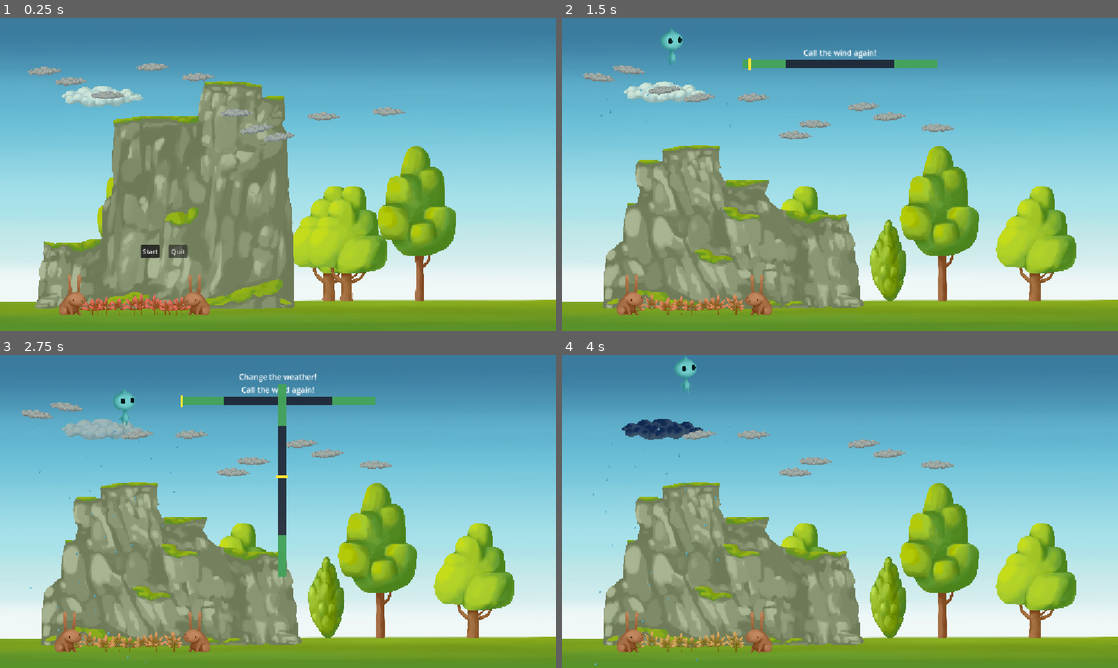
Above: before the commit, frames 1-4 (two rows, left to right).
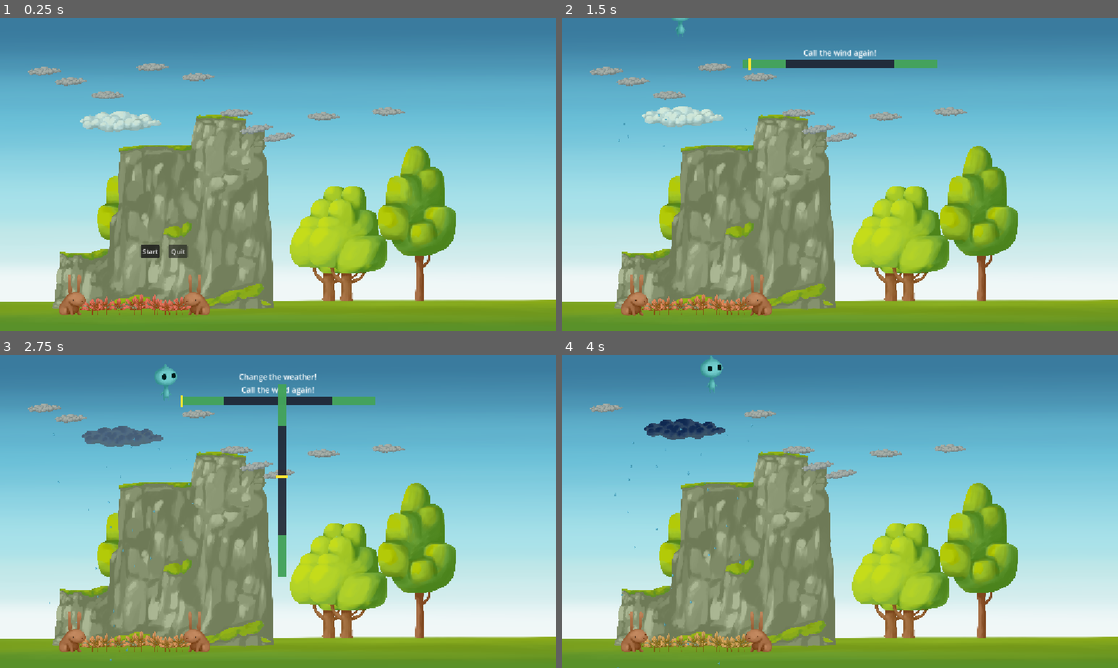
Above: after the commit, the same moments.

Repository: savenger/spirits-of-the-cloud
Game: Godot game, scene res://main.tscn
Two runs of this game, one before a commit and one after it. Both use one fixed random seed, a clock stepped at 60 frames per second and the inputs below.
Inputs:
- Up to frame 1 (0.25 s): no input
- Up to frame 2 (1.5 s): click "Start" at 0.5 s; tap Enter at 1.25 s; hold D (move_right) from 1.28 s (still down); hold Q (call_wind) from 1.28 s (still down)
- Up to frame 3 (2.75 s): keep holding D (move_right); tap Space (jump) at 1.52, 2.27 s; release Q (call_wind) at 2.03 s; tap E (influence_weather) at 2.1 s
- Up to frame 4 (4 s): release D (move_right) at 2.78 s; hold A (move_left) 2.78-3.53 s; hold Q (call_wind) 2.78-3.53 s; hold D (move_right) from 3.53 s (still down); tap E (influence_weather) at 3.6 s; tap Space (jump) at 3.77 s

The runs differ from the first frame. In frame 1, 11% of the frame differs, in the area x 6-53%, y 20-94%; in frame 2, 27%, in the area x 3-93%, y 0-96%; in frame 3, 27%; in frame 4, 26%.

Commit message:
Move cloud instance from Level into main scene
Reparent Cloud under main's World node (as a sibling of Level and the
players) instead of instancing it inside level.tscn, since it isn't
part of the level's spawn/reload cycle. Position Player1/Player2
relative to the cloud instead of hardcoded coordinates, drop the
now-duplicate reset_level() call in start_game(), and update Hill2's
collision polygon to match the retouched sprite.

Diff:
--- a/Level/hill2.tscn
+++ b/Level/hill2.tscn
@@ -4,7 +4,7 @@
 [ext_resource type="Texture2D" uid="uid://cwohnkwth0h31" path="res://Assets/Hill2.png" id="2_qgqey"]
 
 [sub_resource type="ConvexPolygonShape2D" id="ConvexPolygonShape2D_l5ifi"]
-points = PackedVector2Array(415, 4047, 563, 3270, 1237, 3196, 1266, 2745, 1377, 2671, 1377, 1761, 2413, 1716, 2487, 1324, 3213, 1346, 3176, 1487, 3464, 1509, 3597, 4070)
+points = PackedVector2Array(636, 4065, 739, 3368, 1326, 3350, 1355, 2951, 1446, 2885, 1442, 2113, 2331, 2053, 2400, 1708, 2996, 1743, 2996, 1868, 3231, 1859, 3329, 4065)
 
 [node name="Hill" type="StaticBody2D" unique_id=1930882028]
 script = ExtResource("1_qgqey")
--- a/Level/level.tscn
+++ b/Level/level.tscn
@@ -1,14 +1,10 @@
 [gd_scene format=3 uid="uid://dq4aku381bquw"]
 
 [ext_resource type="Script" uid="uid://cphk1lt0nfuva" path="res://Level/level.gd" id="1_qmtf6"]
-[ext_resource type="PackedScene" uid="uid://dy70fnpudmt3b" path="res://Player/cloud.tscn" id="2_uawph"]
 [ext_resource type="Script" uid="uid://08dwpym151if" path="res://Level/weather.gd" id="3_weather"]
 
 [node name="Level" type="Node2D" unique_id=497179353]
 script = ExtResource("1_qmtf6")
-
-[node name="Cloud" parent="." unique_id=665632278 instance=ExtResource("2_uawph")]
-position = Vector2(1469, 857)
 
 [node name="Weather" type="Node" parent="." unique_id=1332572201]
 script = ExtResource("3_weather")
--- a/main.gd
+++ b/main.gd
@@ -14,6 +14,9 @@
 	player_1.hide()
 	player_2.hide()
 
+	player_1.position = $World/Cloud.position + Vector2(-200, -1500)
+	player_2.position = $World/Cloud.position + Vector2(200, -1500)
+
 	player_1.set_physics_process(false)
 	player_2.set_physics_process(false)
 
@@ -22,7 +25,6 @@
 
 func start_game():
 	$Mainmenu.visible = false
-	reset_level()
 
 func _on_player_joined(
 	player_id: int,
--- a/main.tscn
+++ b/main.tscn
@@ -8,6 +8,7 @@
 [ext_resource type="Texture2D" uid="uid://c15xxpcit5la0" path="res://Assets/Sky.png" id="5_lquwl"]
 [ext_resource type="Texture2D" uid="uid://0tplbafpv6mc" path="res://Assets/Grass.png" id="7_272bh"]
 [ext_resource type="PackedScene" uid="uid://ccwp5tc8ru2t0" path="res://Menu/mainmenu.tscn" id="8_5vw27"]
+[ext_resource type="PackedScene" uid="uid://dy70fnpudmt3b" path="res://Player/cloud.tscn" id="9_cloud"]
 
 [node name="Main" type="Node2D" unique_id=327813465]
 script = ExtResource("1_main")
@@ -21,6 +22,9 @@
 [node name="World" type="Node2D" parent="." unique_id=1606260563]
 
 [node name="Level" parent="World" unique_id=497179353 instance=ExtResource("1_ig7tw")]
+
+[node name="Cloud" parent="World" unique_id=815008285 instance=ExtResource("9_cloud")]
+position = Vector2(1469, 857)
 
 [node name="Player1" parent="World" unique_id=1579585161 instance=ExtResource("3_h2yge")]
 position = Vector2(1047, -300)
Binary file changed: Assets/Hill2.png
